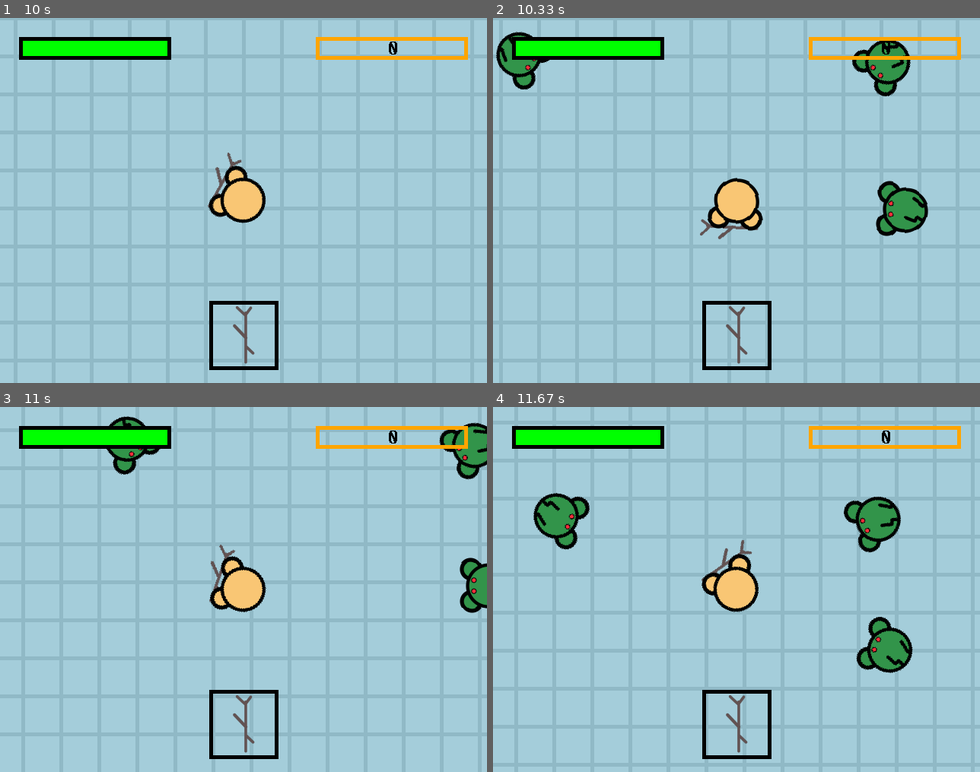
Above: before the commit, frames 1-4 (two rows, left to right).
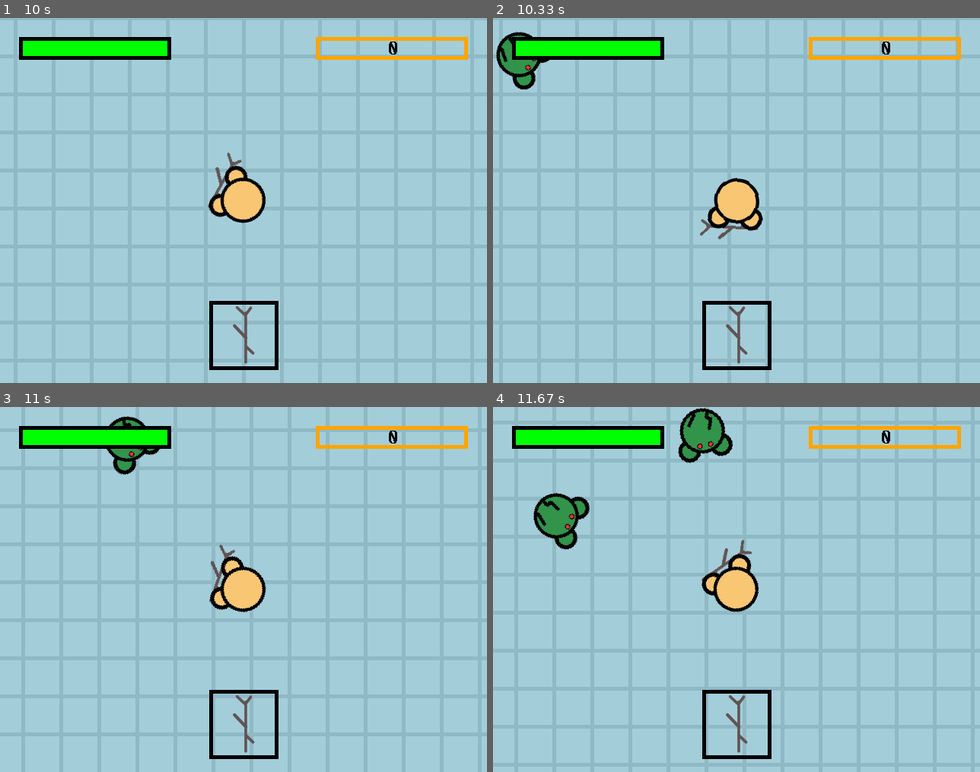
Above: after the commit, the same moments.

Repository: jt31415/game_design
Game: pygame game, started from main.py
The game is run twice, just before and just after one commit, with the same random seed, the same clock (stepped at 60 frames per second) and the same inputs.
Inputs (mouse positions are in pixels of both pictures, inside the frame that each line leads up to):
- Up to frame 1 (10 s): hold A 0.33-0.87 s; move the mouse to (233, 244) at 0.37 s; hold S 0.9-1.2 s; move the mouse to (301, 101) at 0.93 s; hold A 1.23-1.63 s; move the mouse to (160, 288) at 1.27 s; hold W 1.67-2.03 s; move the mouse to (262, 244) at 1.7 s; hold D 2.07-2.7 s; move the mouse to (116, 313) at 2.1 s; hold S 2.73-3.1 s; move the mouse to (87, 251) at 2.77 s; hold A 3.13-3.6 s; move the mouse to (370, 65) at 3.17 s; hold D 3.63-4.1 s; move the mouse to (248, 87) at 3.67 s; hold W 4.13-4.43 s; move the mouse to (97, 178) at 4.17 s; hold D 4.47-4.93 s; move the mouse to (287, 105) at 4.5 s; hold A 4.97-5.5 s; move the mouse to (121, 288) at 5 s; hold S 5.53-5.83 s; move the mouse to (277, 193) at 5.57 s; hold A 5.87-6.27 s; move the mouse to (326, 328) at 5.9 s; hold W 6.3-6.67 s; move the mouse to (189, 164) at 6.33 s; hold D 6.7-7.33 s; move the mouse to (102, 127) at 6.73 s; hold S 7.37-7.73 s; move the mouse to (355, 200) at 7.4 s; hold A 7.77-8.23 s; move the mouse to (219, 204) at 7.8 s; hold D 8.27-8.73 s; move the mouse to (199, 277) at 8.3 s; hold W 8.77-9.07 s; move the mouse to (121, 255) at 8.8 s; hold D 9.1-9.57 s; move the mouse to (185, 237) at 9.13 s; hold A from 9.6 s (still down); move the mouse to (136, 138) at 9.63 s
- Up to frame 2 (10.33 s): release A at 10.13 s; hold S from 10.17 s (still down); move the mouse to (726, 328) at 10.2 s
- Up to frame 3 (11 s): release S at 10.47 s; hold A 10.5-10.9 s; move the mouse to (194, 501) at 10.53 s; hold W from 10.93 s (still down); move the mouse to (58, 523) at 10.97 s
- Up to frame 4 (11.67 s): release W at 11.3 s; hold D from 11.33 s (still down); move the mouse to (639, 450) at 11.37 s

Frame 1 is identical in both runs. In frame 2, 2.2% of the frame differs, in the area x 73-90%, y 6-60%; in frame 3, 1.6%; in frame 4, 3.6%, in the area x 37-87%, y 0-73%.

Commit message:
Fixed spawning in-screen and pause function.

Diff:
--- a/main.py
+++ b/main.py
@@ -81,6 +81,9 @@
         draw_creatures() # draw other creatures
         draw_hud() # draw hud on top of everything
 
+    elif game_state == 'upgrade':
+        w.blit(saved_screen, (0,0))
+
     elif game_state == 'game over':
         w.fill((255,255,255))
         pt.center_img(GAME_OVER_IMG, w, w_rect)
@@ -121,6 +124,9 @@
     global player
 
     common.game_state = 'play'
+    common.game_creatures.clear()
+    common.game_humans.clear()
+
     creatures.make_player()
     from creatures import player
     pygame.time.set_timer(pygame.USEREVENT, 10000) # spawn creatures
@@ -145,6 +151,12 @@
             if event.key == pygame.K_r:
                 if common.game_state == 'game over':
                     restart_game()
+            if event.key == pygame.K_e:
+                if common.game_state == 'play':
+                    common.game_state = 'upgrade'
+                    saved_screen = w.copy()
+                elif common.game_state == 'upgrade':
+                    common.game_state = 'play'
         elif event.type == pygame.USEREVENT + 1:
             if common.game_state == 'play':
                 player.health = min(player.health + 10, 100)
--- a/spawn.py
+++ b/spawn.py
@@ -11,13 +11,17 @@
     center = creatures.player.pos
     center.x = int(center.x)
     center.y = int(center.y)
+
+    screen_rect = w_rect.copy()
+    screen_rect.center = center.aslist
+
     for i in range(n):
         p = V(random.randint(center.x - SPAWN_RADIUS, center.x + SPAWN_RADIUS),
              random.randint(center.y - SPAWN_RADIUS, center.y + SPAWN_RADIUS))
-        in_screen = w_rect.collidepoint(p.aslist)
-        while pt.dist(p, center) > SPAWN_RADIUS and in_screen:
+        in_screen = screen_rect.collidepoint(p.aslist)
+        while pt.dist(p, center) > SPAWN_RADIUS or in_screen:
             p = V(random.randint(center.x - SPAWN_RADIUS, center.x + SPAWN_RADIUS),
              random.randint(center.y - SPAWN_RADIUS, center.y + SPAWN_RADIUS))
-            in_screen = w_rect.collidepoint(p.aslist)
+            in_screen = screen_rect.collidepoint(p.aslist)
 
         spawn_creature(template, p)
